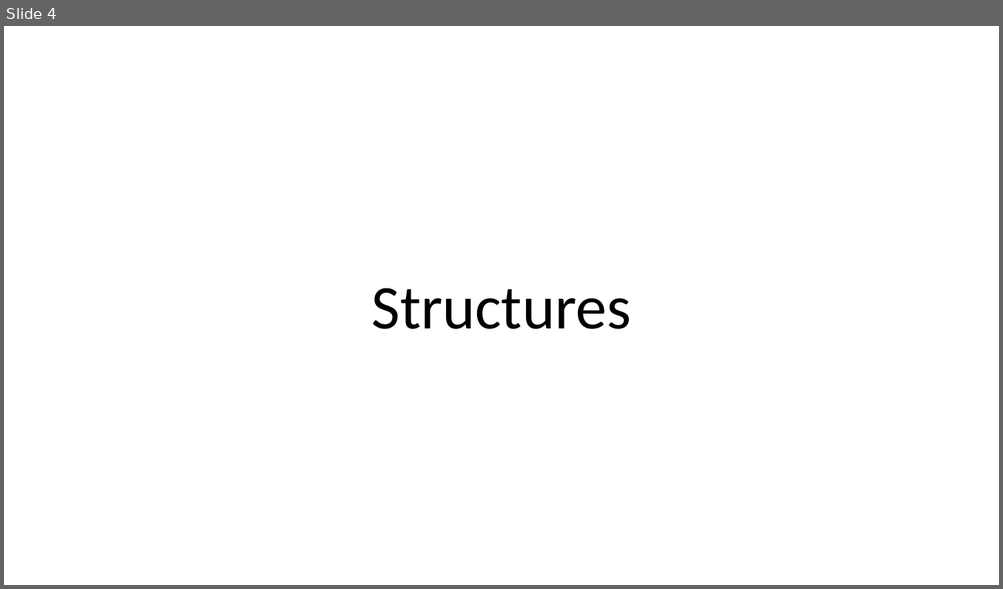
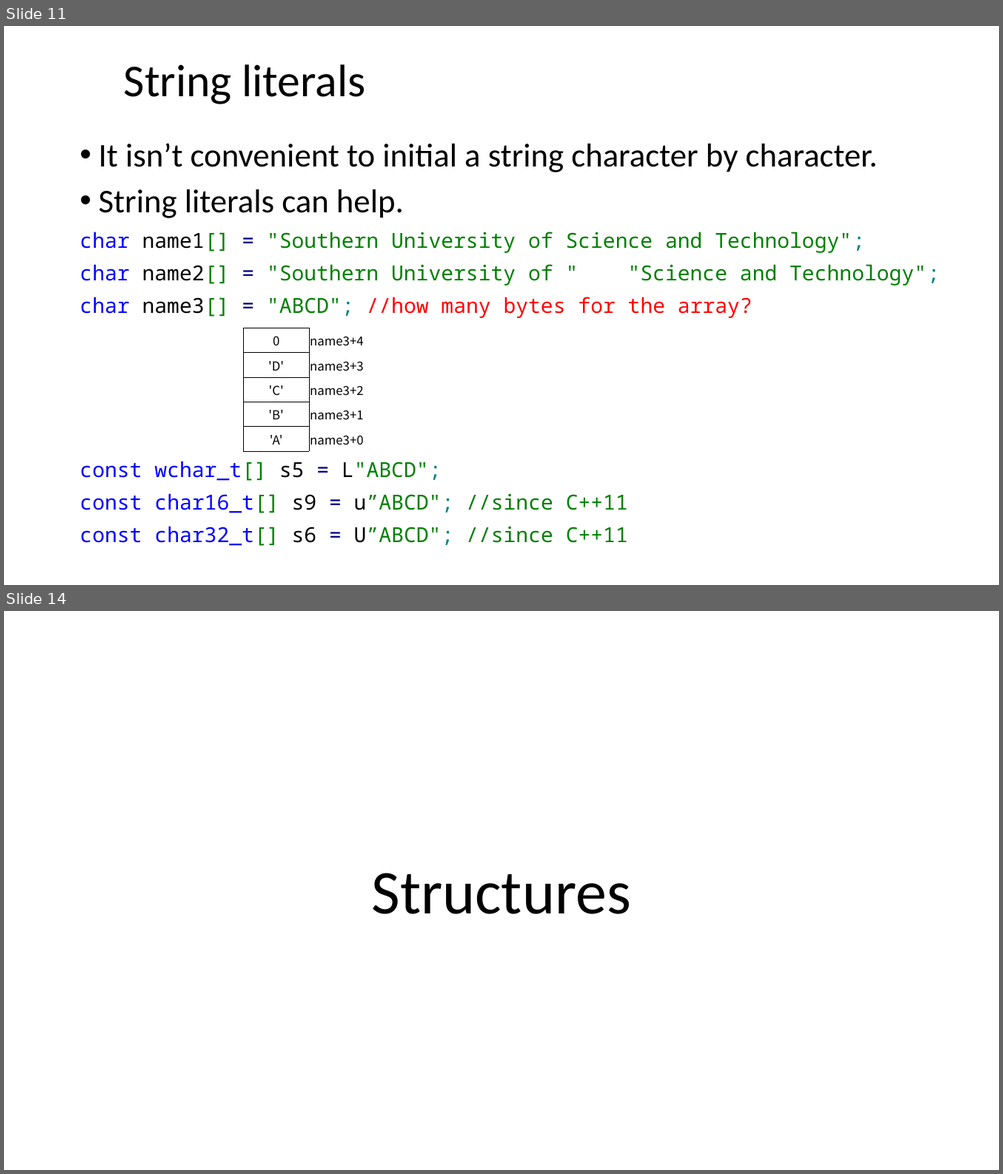
Before and after one commit to dayekuaipao/CPPLearning, a slide deck: week04/Lecture04.pptx. Shown one above the other, each under a label of ours: slide 4 before the commit, slides 11 and 14 after it; the slides between them are not shown. The pictures are 1003x589 and 1003x1174 pixels, drawn with LibreOffice and Linux fonts; fonts in the diff are those of the drawing; background and template pictures are left out. Boxes give left, top, right and bottom in pixels: in the first picture for what was removed or moved away, otherwise in the second. Text is boxed around its words. In the diff, an @@ line names an element or a change of style, - is before the commit and + after.

```diff
--- a/week04/Lecture04.pptx
+++ b/week04/Lecture04.pptx
@@ slide 11 added at bbox=[4, 26, 999, 585], background #FFFFFF @@
@@ title added at bbox=[124, 64, 366, 104], 44 pt, text #000000 @@
+String literals
@@ text added at bbox=[79, 143, 939, 546], 20 pt, text #008000 @@
+• It isn’t convenient to initial a string character by character.
+• String literals can help.
+char name1[] = "Southern University of Science and Technology";
+char name2[] = "Southern University of " "Science and Technology";
+char name3[] = "ABCD"; //how many bytes for the array?
+const wchar_t[] s5 = L"ABCD";
+const char16_t[] s9 = u”ABCD"; //since C++11
+const char32_t[] s6 = U”ABCD"; //since C++11
@@ table added at bbox=[244, 328, 385, 452], 5 rows, 2 columns @@
+0 | name3+4
+'D' | name3+3
+'C' | name3+2
+'B' | name3+1
+'A' | name3+0
@@ what was slide 4 is now slide 14 @@
```
Also in this commit, not shown: 1 slide changed, 9 other slides added, 1 slide removed, 9 other files.
